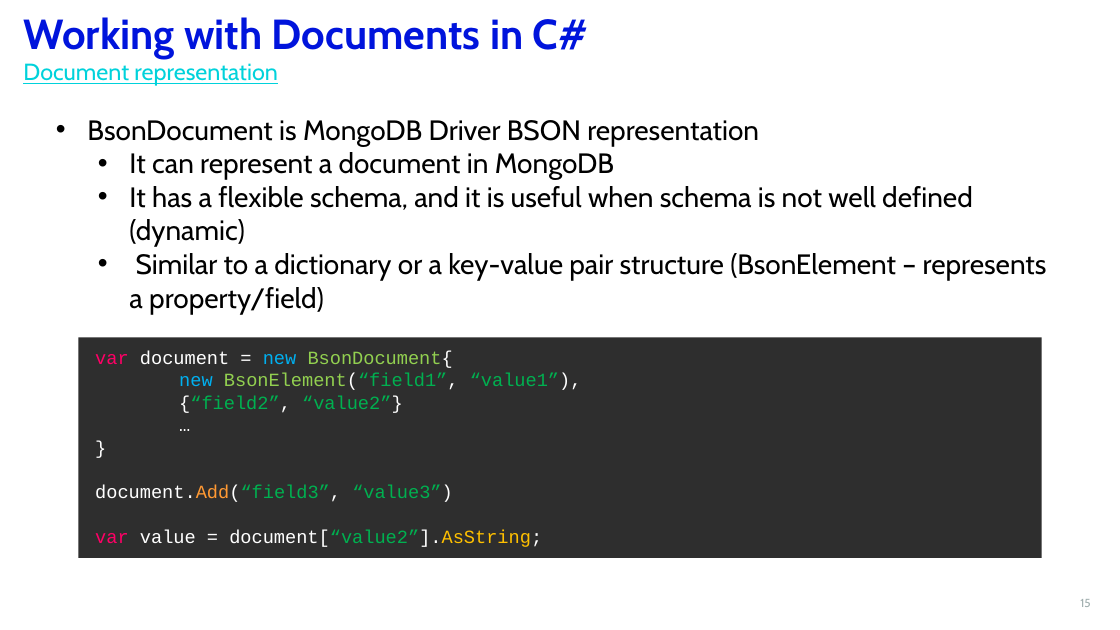
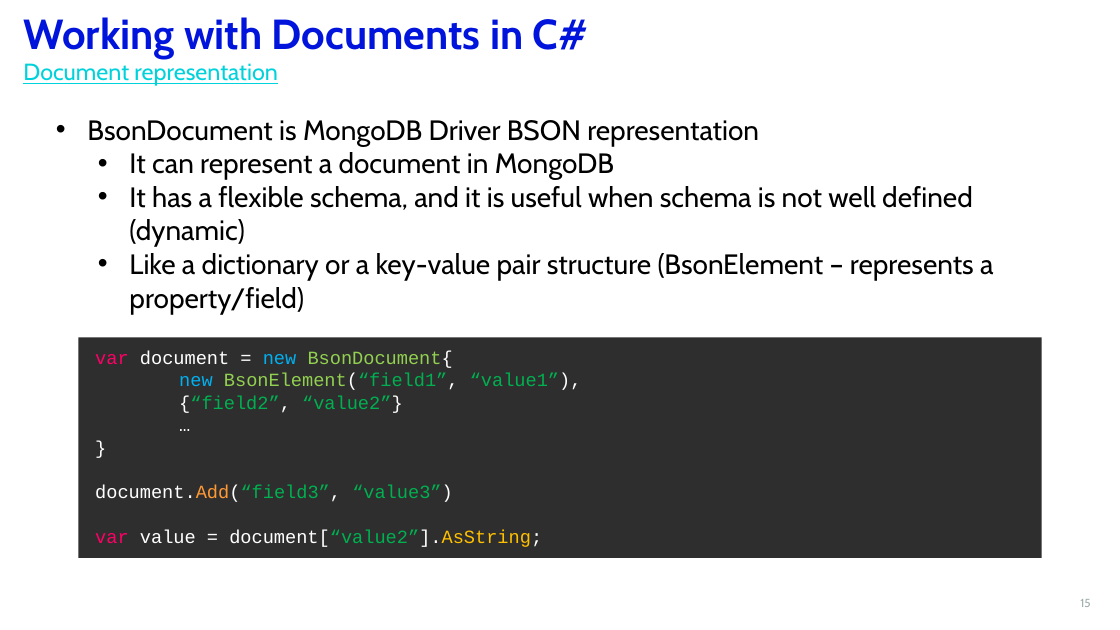
Before and after one commit to christianltds/mongodb_training, a slide deck: slide 15 of session 3/MongoDB – Training - Session 3.pptx. Drawn at 1120x630 pixels with LibreOffice and Linux fonts; fonts in the diff are those of the drawing; background and template pictures are left out. Boxes give left, top, right and bottom in pixels: in the first picture for what was removed or moved away, otherwise in the second. Text is boxed around its words. In the diff, an @@ line names an element or a change of style, - is before the commit and + after.

```diff
--- a/session 3/MongoDB – Training - Session 3.pptx
+++ b/session 3/MongoDB – Training - Session 3.pptx
@@ text at box(129, 253, 993, 314): text changed @@
-  • Similar to a dictionary or a key-value pair structure (BsonElement – represents a property/field)
+  • Like a dictionary or a key-value pair structure (BsonElement – represents a property/field)
```
Also in this commit, not shown: 7 other slides changed.
